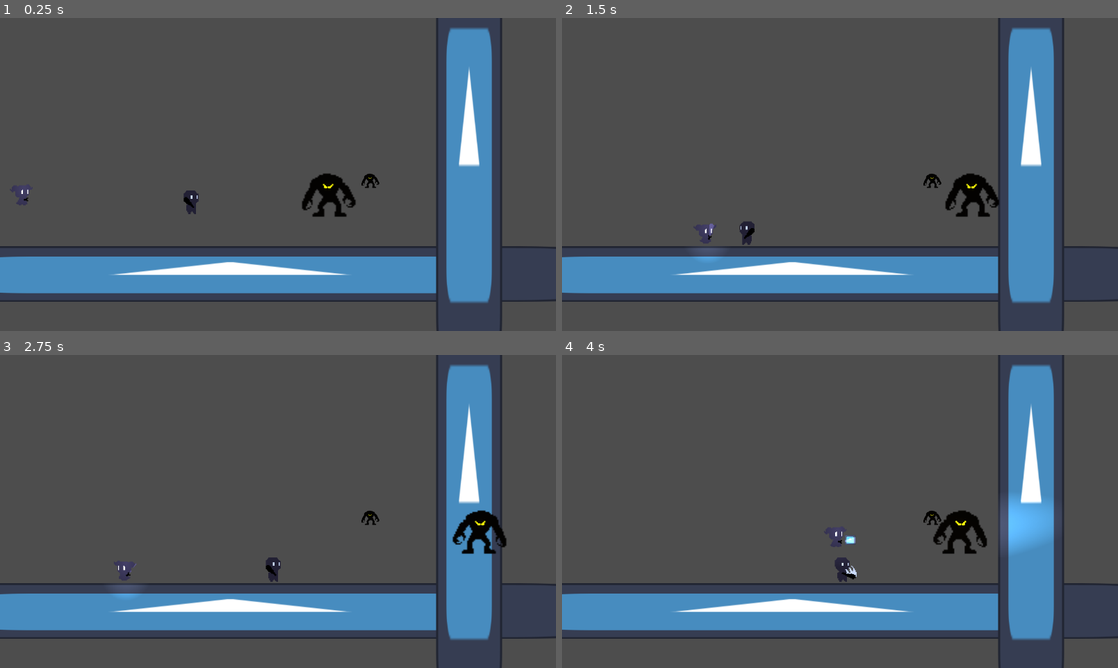
Above: before the commit, frames 1-4 (two rows, left to right).
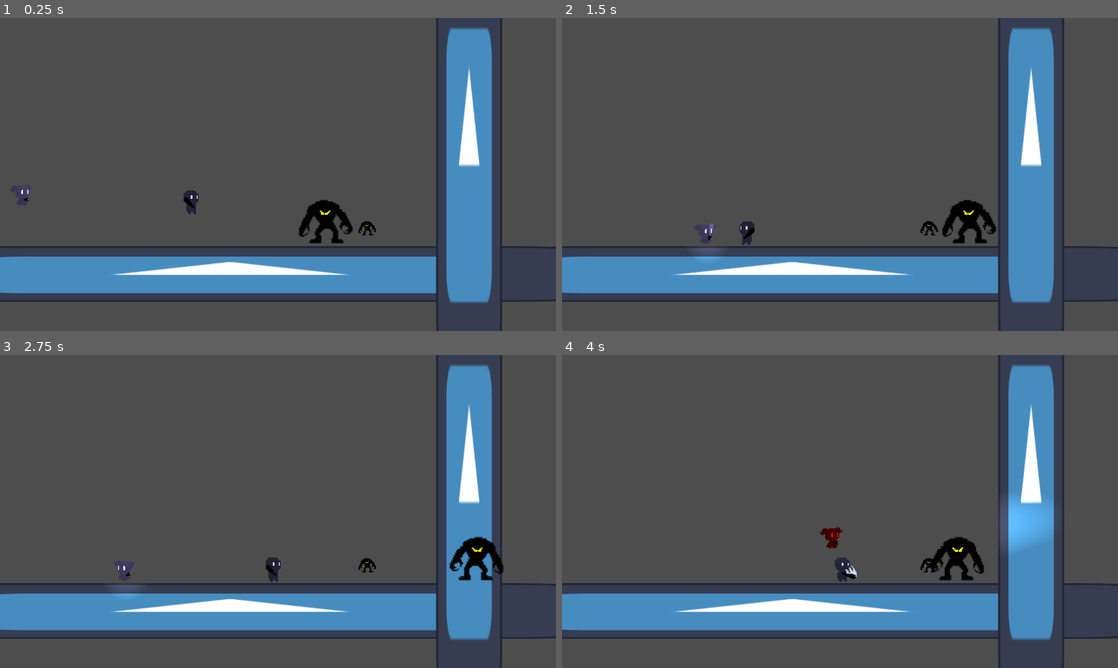
Above: after the commit, the same moments.

Repository: Makelfy/project-fire-and-water
Game: Godot game, scene res://scenes/monster-testing.tscn
Same seed, same stepped clock (60 frames per second), same inputs: the game is played once before the commit and once after it. This scene is started directly instead of the project's main scene. The engine's default icon, where the game draws it, is replaced by a stand-in: a white triangle on a blue panel in a dark square.
Inputs (mouse positions are in pixels of both pictures, inside the frame that each line leads up to):
- Up to frame 1 (0.25 s): no input
- Up to frame 2 (1.5 s): move the mouse to (962, 158) at 0.52 s; hold Right (ui_right) from 0.53 s (still down); tap Space (attack) at 0.6 s; tap Up (up1) at 0.77 s; move the mouse to (728, 190) at 1.27 s; tap A (left2) at 1.35 s
- Up to frame 3 (2.75 s): tap Up (up1) at 1.52 s; move the mouse to (333, 442) at 2.02 s; release Right (ui_right) at 2.03 s; hold Left (ui_left) from 2.03 s (still down); hold D (right2) from 2.03 s (still down)
- Up to frame 4 (4 s): move the mouse to (812, 574) at 2.77 s; release Left (ui_left) at 2.78 s; release D (right2) at 2.78 s; hold Right (ui_right) from 2.78 s (still down); tap W (up2) at 2.85 s; tap Up (up1) at 3.02, 3.77 s; move the mouse to (1006, 558) at 3.52 s; tap Space (attack) at 3.6 s

The runs differ from the first frame. In frame 1, 1.4% of the frame differs, in the area x 53-69%, y 49-72%; in frame 2, 1.4%; in frame 3, 1.4%; in frame 4, 1.6%, in the area x 46-77%, y 49-72%.

Commit message:
monster killing added

Diff:
--- a/scenes/monster-testing.tscn
+++ b/scenes/monster-testing.tscn
@@ -12,7 +12,7 @@
 [node name="MonsterTesting" type="Node2D" unique_id=1824821853]
 
 [node name="RangedMonster" parent="." unique_id=1576581175 node_paths=PackedStringArray("player1", "player2") instance=ExtResource("1_ehaeo")]
-position = Vector2(852, 370)
+position = Vector2(845, 479)
 player1 = NodePath("../player1")
 player2 = NodePath("../player2")
 
@@ -47,5 +47,5 @@
 position = Vector2(441, 377)
 
 [node name="Enemy" parent="." unique_id=1901609634 instance=ExtResource("7_51sjs")]
-position = Vector2(686, 426)
+position = Vector2(679, 487)
 Distance = 400.0
--- a/scenes/player_2.tscn
+++ b/scenes/player_2.tscn
@@ -86,4 +86,5 @@
 texture_scale = 4.51
 
 [connection signal="area_entered" from="Flashlight" to="." method="_on_flashlight_area_entered"]
+[connection signal="area_exited" from="Flashlight" to="." method="_on_flashlight_area_exited"]
 [connection signal="timeout" from="Timer" to="." method="_on_timer_timeout"]
--- a/scripts/enemy.gd
+++ b/scripts/enemy.gd
@@ -6,6 +6,8 @@
 
 var start_pos_x: float
 var direction: int = 1
+var HEALTH = 2
+var is_damagable := false
 
 func _ready() -> void:
 	# Save the initial starting position
@@ -28,6 +30,7 @@
 	elif global_position.x <= start_pos_x - Distance:
 		direction = 1
 		_update_sprite()
+	print(is_damagable)
 
 # Extracted sprite logic to a helper function to keep the physics process clean
 func _update_sprite() -> void:
@@ -44,3 +47,12 @@
 
 		if body.has_method("apply_knockback"):
 			body.apply_knockback(global_position)
+
+func take_damage():
+	if is_damagable:
+		HEALTH -= 1
+	if HEALTH <= 0:
+		queue_free()
+
+func set_damagable(val):
+	is_damagable = val
--- a/scripts/flying_enemy.gd
+++ b/scripts/flying_enemy.gd
@@ -6,6 +6,9 @@
 
 var start_pos_x: float
 var direction: int = 1
+
+var HEALTH = 2
+var is_damagable := false
 
 var light_start_positions := {}
 
@@ -57,3 +60,12 @@
 
 		if body.has_method("apply_knockback"):
 			body.apply_knockback(global_position)
+
+func take_damage():
+	if is_damagable:
+		HEALTH -= 1
+	if HEALTH <= 0:
+		queue_free()
+
+func set_damagable(val):
+	is_damagable = val
--- a/scripts/player_1.gd
+++ b/scripts/player_1.gd
@@ -106,7 +106,6 @@
 	if is_dead:
 		return
 
-	print("damage")
 	if not damage_cooldown:
 		damage_cooldown = true
 		HEALTH -= damage
@@ -129,7 +128,6 @@
 		knockback_direction = knockback_direction.normalized()
 
 	velocity = knockback_direction * KNOCKBACK_FORCE
-	print(velocity)
 	knockback_time_left = KNOCKBACK_DURATION
 
 func start_timer():
@@ -141,8 +139,7 @@
 
 func _on_attack_area_entered(area: Area2D) -> void:
 	if(area.is_in_group("enemy")):
-		print("Enemy hit")
-
+		area.take_damage()
 
 func _on_attack_timer_timeout() -> void:
 	is_attacking = false
--- a/scripts/player_2.gd
+++ b/scripts/player_2.gd
@@ -82,7 +82,6 @@
 	if is_dead:
 		return
 
-	print("damage")
 	if not damage_cooldown:
 		damage_cooldown = true
 		HEALTH -= damage
@@ -106,7 +105,6 @@
 		knockback_direction = knockback_direction.normalized()
 
 	velocity = knockback_direction * KNOCKBACK_FORCE
-	print(velocity)
 	knockback_time_left = KNOCKBACK_DURATION
 
 func start_timer():
@@ -117,7 +115,11 @@
 
 func _on_flashlight_area_entered(area: Area2D) -> void:
 	if(area.is_in_group("enemy")):
-		pass
+		area.set_damagable(true)
+
+func _on_flashlight_area_exited(area: Area2D) -> void:
+	if(area.is_in_group("enemy")):
+		area.set_damagable(false)
 
 func _ready():
 	$AnimatedSprite2D.play("default")
--- a/scripts/ranged_monster.gd
+++ b/scripts/ranged_monster.gd
@@ -13,6 +13,8 @@
 var player2_firable: bool = false
 var isShooting: bool = false
 
+var HEALTH = 2
+var is_damagable := false
 
 func _ready() -> void:
 	player1_raycast.enabled = true
@@ -30,8 +32,6 @@
 	player1_firable = can_shoot_player(player1, player1_raycast)
 	player2_firable = can_shoot_player(player2, player2_raycast)
 
-	print(player1_firable)
-	print(player2_firable)
 func can_shoot_player(player: CharacterBody2D, raycast: RayCast2D) -> bool:
 	if player == null:
 		return false
@@ -43,7 +43,6 @@
 
 
 func shoot(player):
-	print("shoot")
 	if bullet == null:
 		return
 
@@ -82,3 +81,12 @@
 
 	if body.has_method("apply_knockback"):
 		body.apply_knockback(global_position)
+
+func take_damage():
+	if is_damagable:
+		HEALTH -= 1
+	if HEALTH <= 0:
+		queue_free()
+
+func set_damagable(val):
+	is_damagable = val
Not shown: 1 places in scenes/monster-testing.tscn that only renumber resources
Not shown: 1 places in scenes/player_2.tscn that only renumber resources
